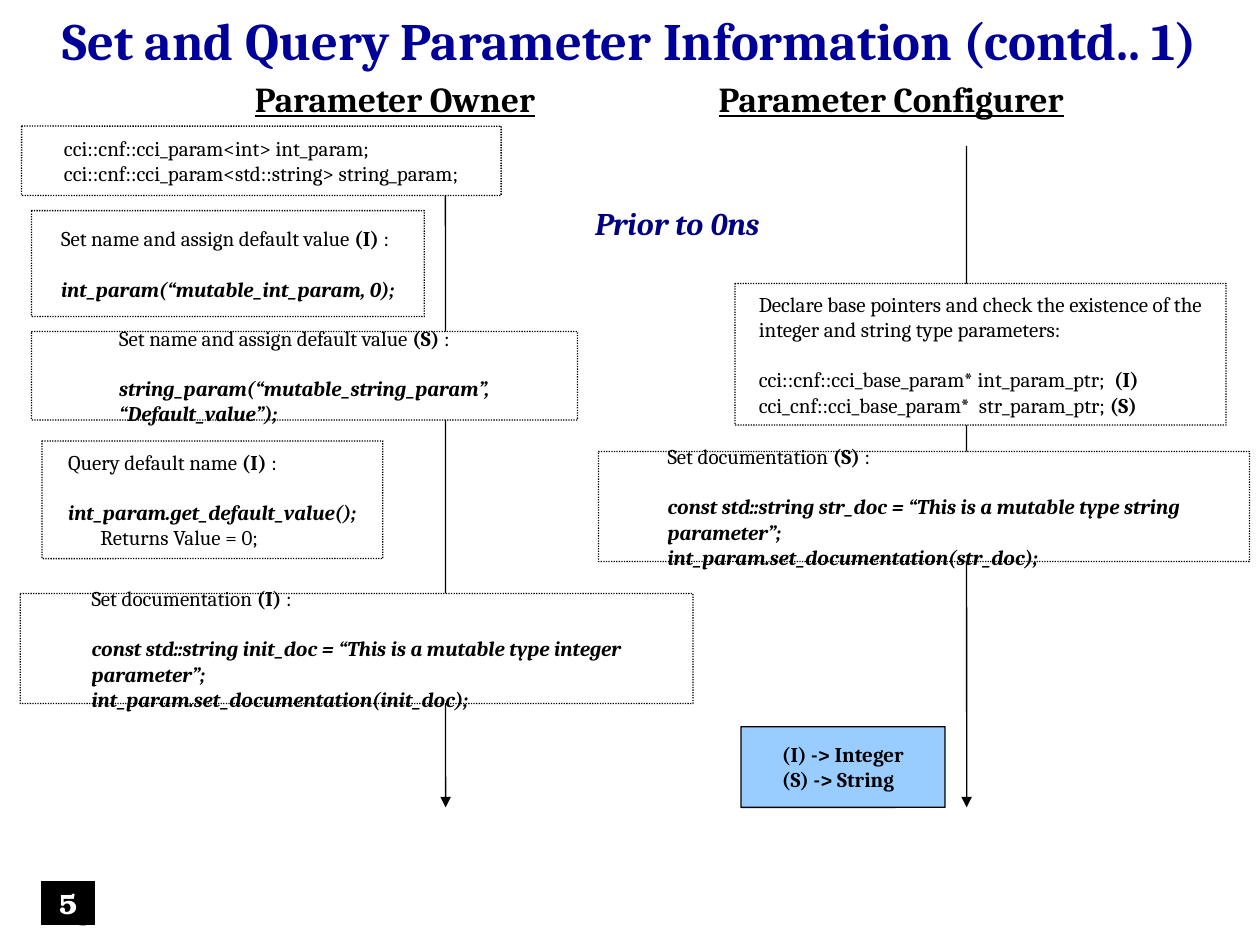
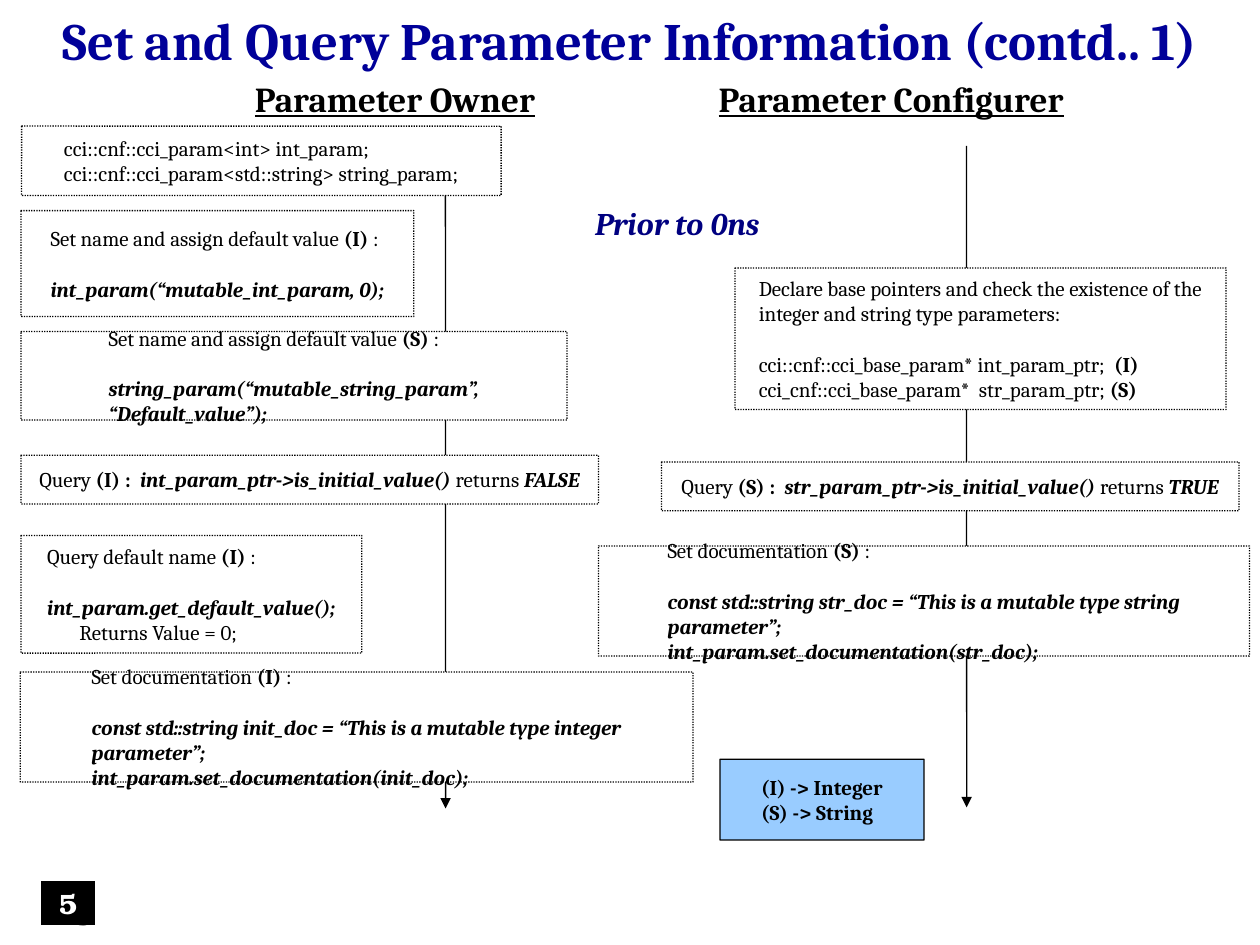
Before and after one commit to accellera-official/cci, a slide deck: slide 5 of examples/ex7_Parameter_Information/docs/ex7_Parameter_Information.ppt. Drawn at 1260x945 pixels with LibreOffice and Linux fonts; fonts in the diff are those of the drawing; background and template pictures are left out. Boxes give left, top, right and bottom in pixels: in the first picture for what was removed or moved away, otherwise in the second. Text is boxed around its words. In the diff, an @@ line names an element or a change of style, - is before the commit and + after.

Commit message:
Minor Updates
1.  Minor updates to code in ex7_Parameter_Information (Presentation updated accordingly)
2.  Added presentation to ex20_Tracing_Parameter_Activity

```diff
--- a/examples/ex7_Parameter_Information/docs/ex7_Parameter_Information.ppt
+++ b/examples/ex7_Parameter_Information/docs/ex7_Parameter_Information.ppt
@@ rounded rectangle "Set name and assign default ...": place and size @@
-rounded rectangle "Set name and assign default ..." at <box>32,210,425,316</box>
+rounded rectangle "Set name and assign default ..." at <box>21,210,415,316</box>
@@ rounded rectangle "Declare base pointers and check ...": place and size @@
-rounded rectangle "Declare base pointers and check ..." at <box>735,284,1226,425</box>
+rounded rectangle "Declare base pointers and check ..." at <box>735,268,1226,410</box>
@@ rounded rectangle "Set name and assign default ...": place and size @@
-rounded rectangle "Set name and assign default ..." at <box>32,331,577,420</box>
+rounded rectangle "Set name and assign default ..." at <box>21,331,567,420</box>
@@ rounded rectangle added at <box>21,455,598,504</box>, fill #FFFFFF, outline #000000 0.74 pt dashed, 12 pt, text #000000, bold, italic @@
+Query (I) : int_param_ptr->is_initial_value() returns FALSE
@@ rounded rectangle added at <box>662,462,1239,512</box>, fill #FFFFFF, outline #000000 0.74 pt dashed, 12 pt, text #000000, bold, italic @@
+Query (S) : str_param_ptr->is_initial_value() returns TRUE
@@ rounded rectangle "Query default name (I) :": place and size @@
-rounded rectangle "Query default name (I) :" at <box>42,441,382,558</box>
+rounded rectangle "Query default name (I) :" at <box>21,536,363,653</box>
@@ rounded rectangle "Set documentation (S) :": place and size @@
-rounded rectangle "Set documentation (S) :" at <box>598,451,1250,561</box>
+rounded rectangle "Set documentation (S) :" at <box>598,546,1250,655</box>
@@ rounded rectangle "Set documentation (I) :": place and size @@
-rounded rectangle "Set documentation (I) :" at <box>20,593,693,703</box>
+rounded rectangle "Set documentation (I) :" at <box>20,672,693,781</box>
@@ rounded rectangle "(I) -> Integer": place and size @@
-rounded rectangle "(I) -> Integer" at <box>741,727,945,808</box>
+rounded rectangle "(I) -> Integer" at <box>721,760,925,840</box>
```
Also in this commit, not shown: 14 other slides changed, 3 slides added, 1 slide removed, 7 other files.
